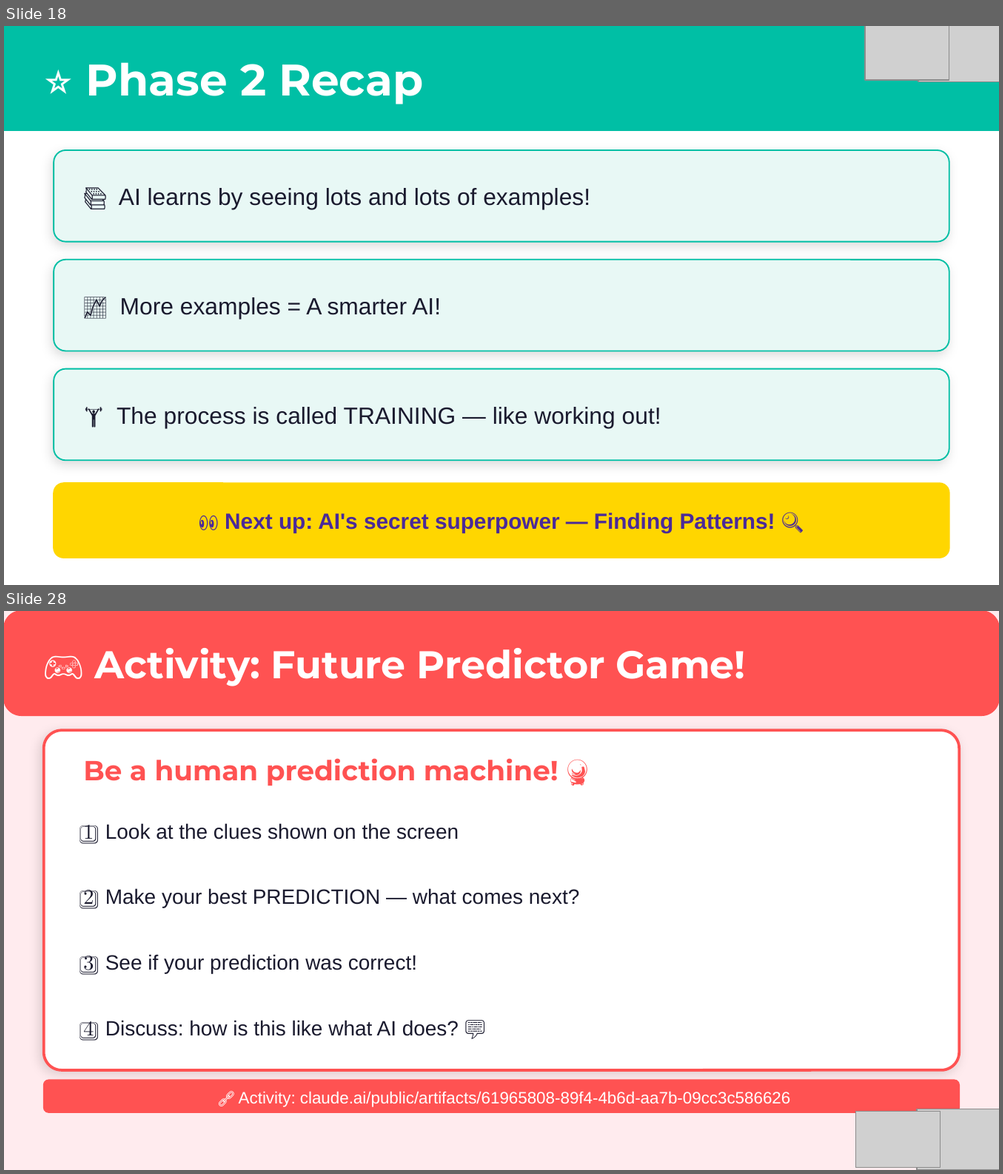
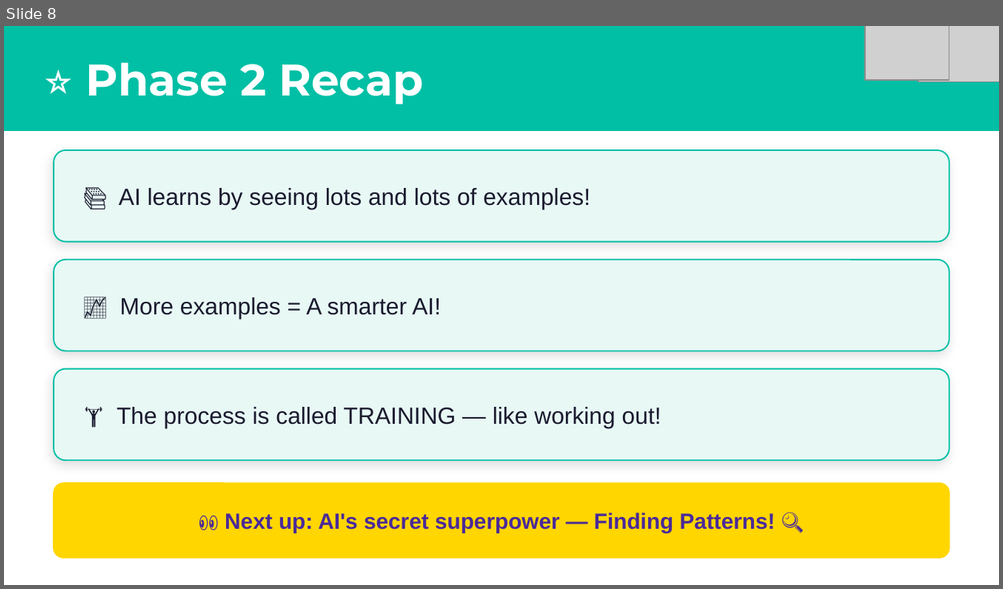
Before and after one commit to Abdelrahmansa04/EACC_AI_Course, a slide deck: AI_Explorers_Academy.pptx. Shown one above the other, each under a label of ours: slides 18 and 28 before the commit, slide 8 after it; the slides between them are not shown. The pictures are 1003x1174 and 1003x589 pixels, drawn with LibreOffice and Linux fonts; fonts in the diff are those of the drawing; grey boxes stand for pictures. Boxes give left, top, right and bottom in pixels: in the first picture for what was removed or moved away, otherwise in the second. Text is boxed around its words. In the diff, an @@ line names an element or a change of style, - is before the commit and + after.

Commit message:
ai game seesion

```diff
--- a/AI_Explorers_Academy.pptx
+++ b/AI_Explorers_Academy.pptx
@@ slide 28 removed at [4, 611, 999, 1170], background #FFEBEE @@
@@ rounded rectangle removed at [4, 611, 999, 715] @@
@@ text removed at [95, 648, 745, 686] @@
-🎮 Activity: Future Predictor Game!
@@ rounded rectangle removed at [44, 730, 959, 1071] @@
@@ text removed at [83, 758, 558, 786] @@
-Be a human prediction machine! 🔮
@@ text removed at [83, 823, 458, 844] @@
-1️⃣ Look at the clues shown on the screen
@@ text removed at [83, 889, 579, 909] @@
-2️⃣ Make your best PREDICTION — what comes next?
@@ text removed at [83, 954, 417, 975] @@
-3️⃣ See if your prediction was correct!
@@ text removed at [83, 1020, 458, 1041] @@
-4️⃣ Discuss: how is this like what AI does? 💬
@@ rounded rectangle removed at [44, 1080, 959, 1113] @@
@@ text removed at [239, 1092, 790, 1108] @@
-🔗 Activity: claude.ai/public/artifacts/61965808-89f4-4b6d-aa7b-09cc3c586626
@@ picture removed at [855, 1112, 940, 1169] @@
@@ picture removed at [916, 1109, 999, 1170] @@
@@ what was slide 18 is now slide 8 @@
```
Also in this commit, not shown: 31 other slides removed, 6 other files.
